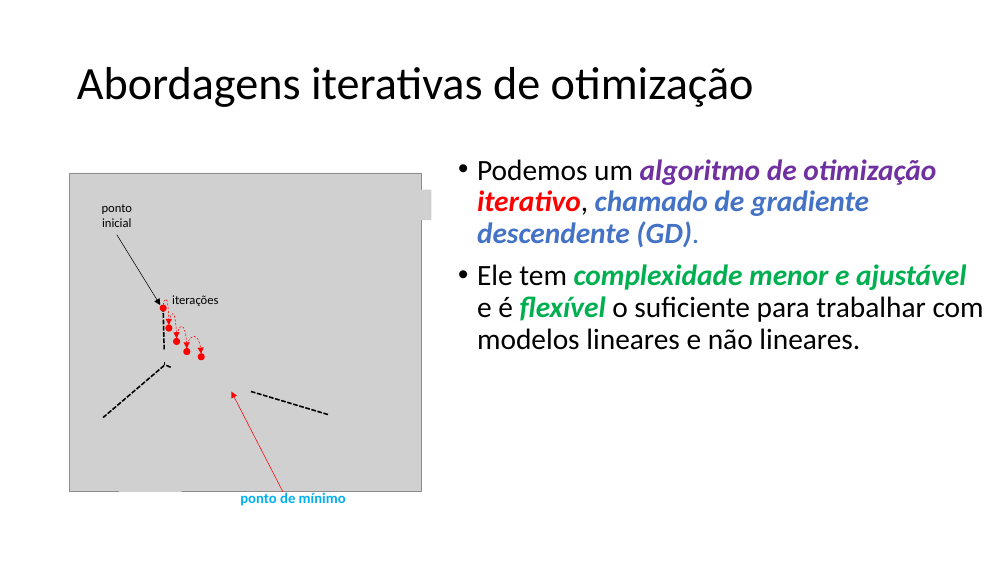
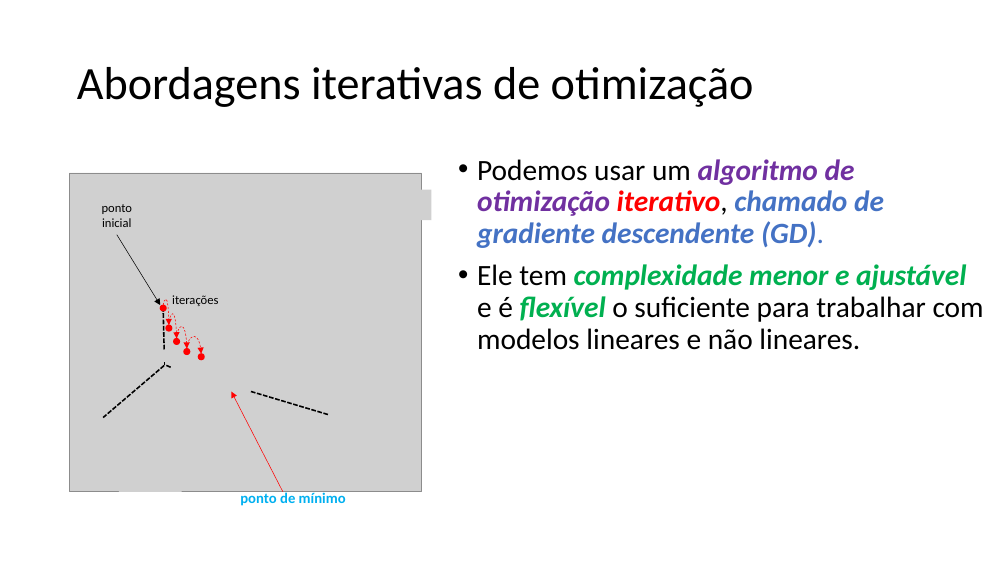
Before and after one commit to zz4fap/t319_aprendizado_de_maquina, a slide deck: slide 51 of slides/T319_Regressão_Linear (Parte I).pptx. Drawn at 1008x567 pixels with LibreOffice and Linux fonts; fonts in the diff are those of the drawing; grey boxes stand for pictures. Boxes give left, top, right and bottom in pixels: in the first picture for what was removed or moved away, otherwise in the second. Text is boxed around its words. In the diff, an @@ line names an element or a change of style, - is before the commit and + after.

```diff
--- a/slides/T319_Regressão_Linear (Parte I).pptx
+++ b/slides/T319_Regressão_Linear (Parte I).pptx
@@ text at (477, 159, 884, 248): text changed @@
-• Podemos um algoritmo de otimização iterativo, chamado de gradiente descendente (GD).
+• Podemos usar um algoritmo de otimização iterativo, chamado de gradiente descendente (GD).
```
Also in this commit, not shown: 4 other slides changed, 1 other file.
